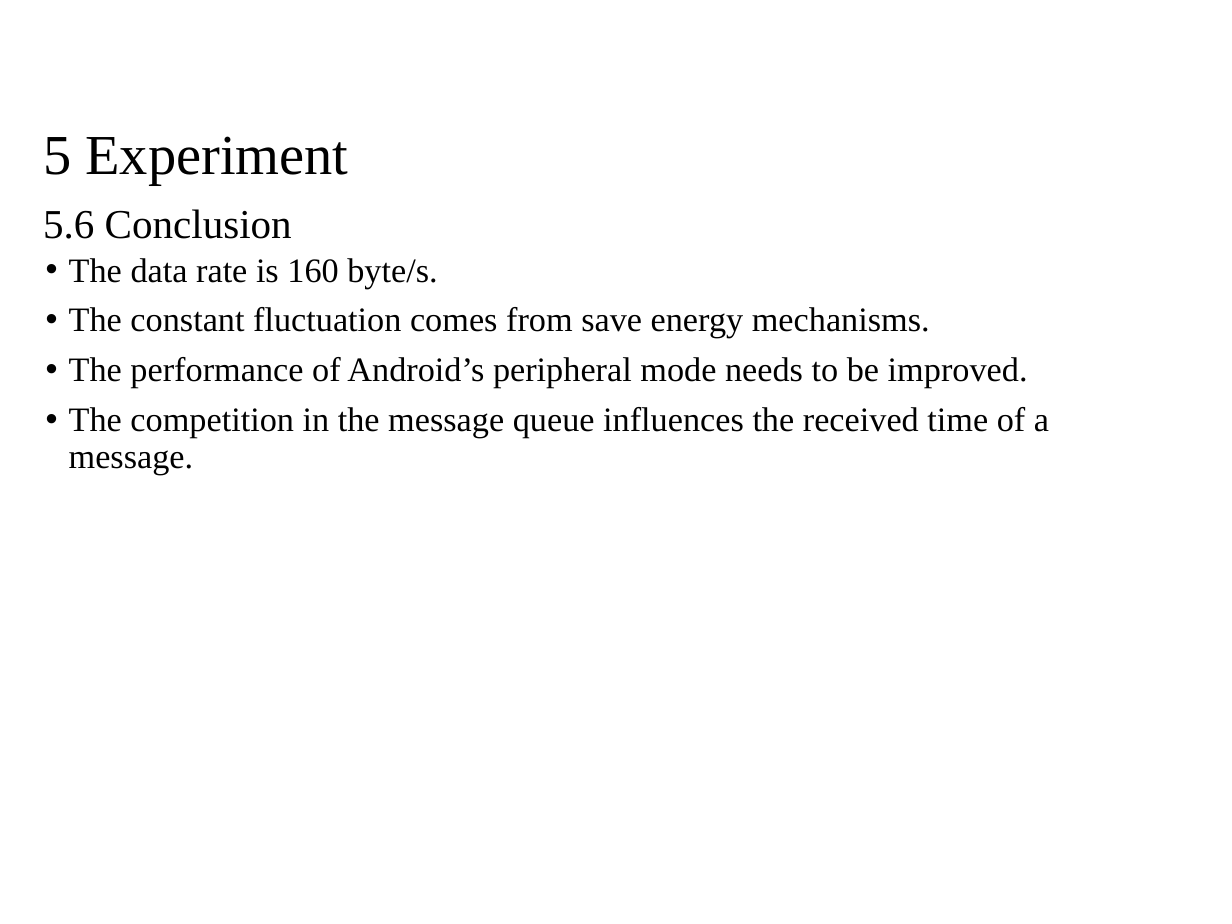
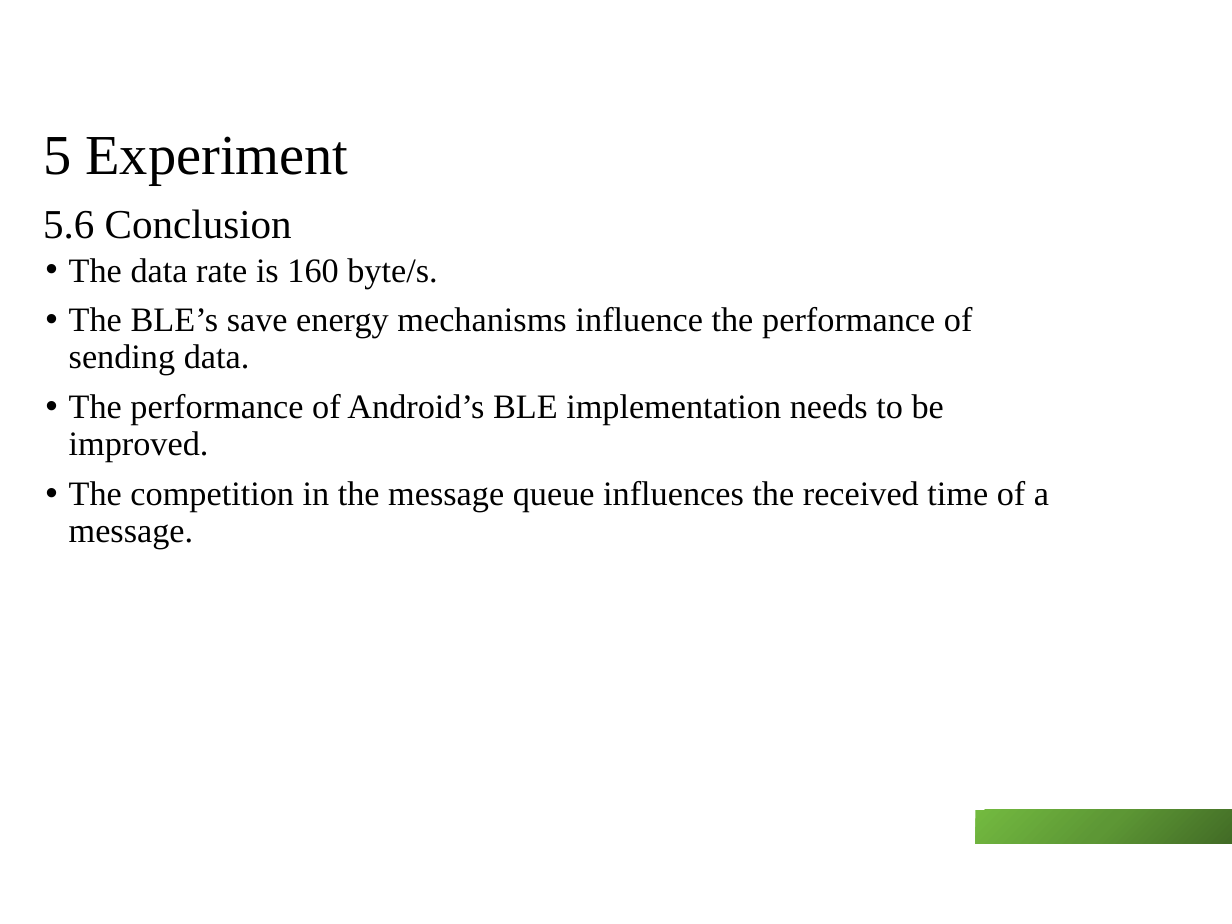
Before and after one commit to chennanoka/Thesis, a slide deck: slide 19 of ThesisPresentationV2.pptx (slide 18 before the commit). Drawn at 1232x924 pixels with LibreOffice and Linux fonts; fonts in the diff are those of the drawing; background and template pictures are left out. Boxes give left, top, right and bottom in pixels: in the first picture for what was removed or moved away, otherwise in the second. Text is boxed around its words. In the diff, an @@ line names an element or a change of style, - is before the commit and + after.

```diff
--- a/ThesisPresentationV2.pptx
+++ b/ThesisPresentationV2.pptx
@@ text at (x1=69, y1=307, x2=973, y2=462): text changed @@
-• The constant fluctuation comes from save energy mechanisms.
-• The performance of Android’s peripheral mode needs to be improved.
+• The BLE’s save energy mechanisms influence the performance of sending data.
+• The performance of Android’s BLE implementation needs to be improved.
@@ rectangle added at (x1=976, y1=809, x2=1232, y2=844), fill gradient #416B26 to #5D9835 to #73BA40 @@
```
Also in this commit, not shown: 22 other slides changed, 1 slide added, 8 other files.
